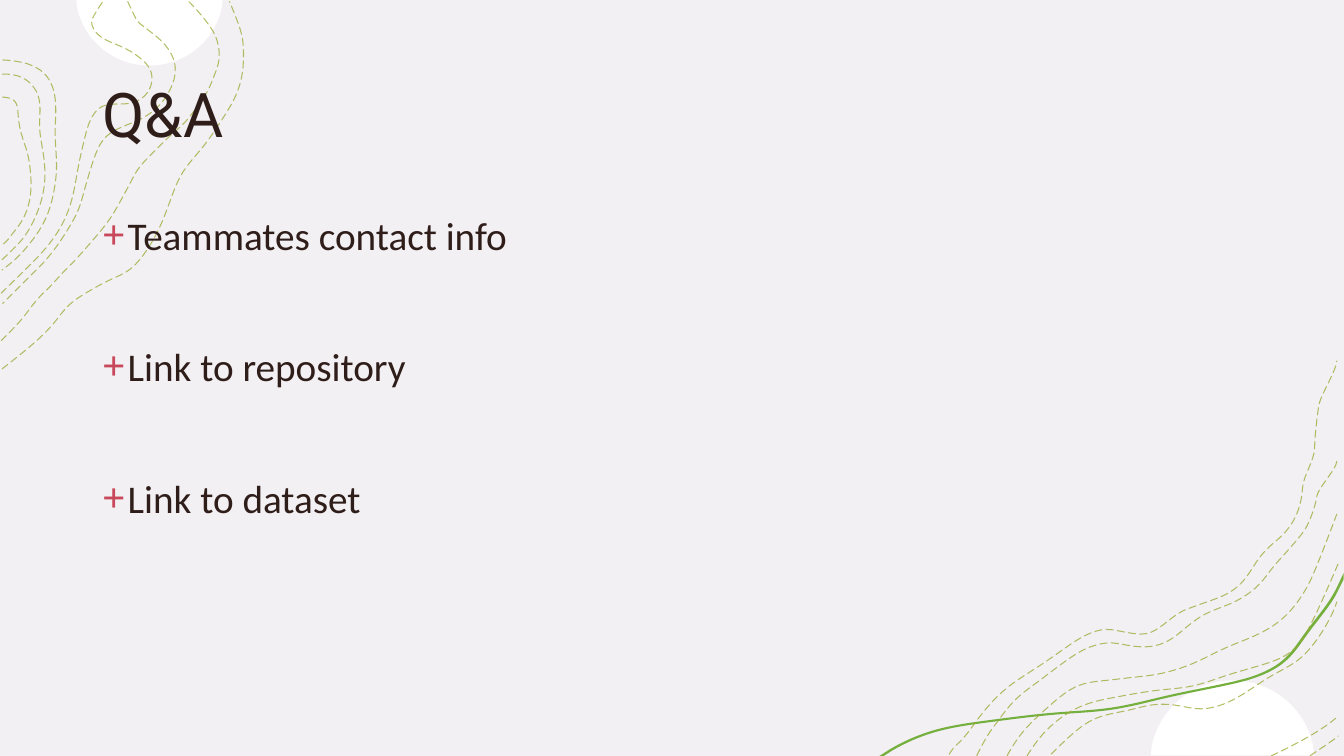
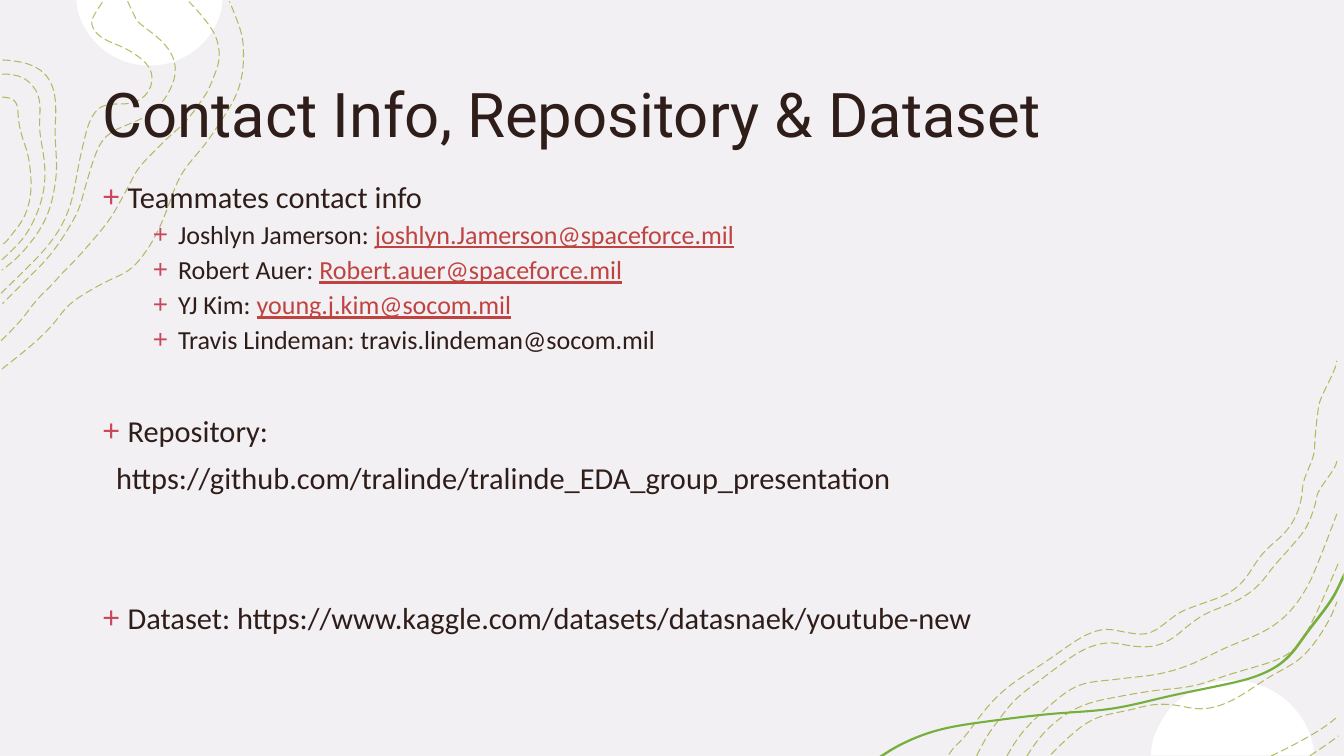
Before and after one commit to tralinde/tralinde_EDA_group_presentation, a slide deck: slide 10 of ppt/Youtube Analytics from 2011 in the U.pptx. Drawn at 1344x756 pixels with LibreOffice and Linux fonts; fonts in the diff are those of the drawing. Boxes give left, top, right and bottom in pixels: in the first picture for what was removed or moved away, otherwise in the second. Text is boxed around its words. In the diff, an @@ line names an element or a change of style, - is before the commit and + after.

```diff
--- a/ppt/Youtube Analytics from 2011 in the U.pptx
+++ b/ppt/Youtube Analytics from 2011 in the U.pptx
@@ title at [102, 81, 1040, 152]: text changed @@
-Q&A
+Contact Info, Repository & Dataset
@@ text "Teammates contact info": place and size @@
-text "Teammates contact info" at [128, 220, 507, 514]
+text "Teammates contact info" at [116, 183, 971, 635]
@@ text at [128, 183, 422, 216]: size 28 to 21.7 pt in "Teammates contact info"; line spacing 1.1 to 0.9 @@
@@ text at [116, 226, 971, 635]: text changed; size 28 to 18.6 pt @@
-+ Link to repository
-+ Link to dataset
+  + Joshlyn Jamerson: joshlyn.Jamerson@spaceforce.mil
+  + Robert Auer: Robert.auer@spaceforce.mil
+  + YJ Kim: young.j.kim@socom.mil
+  + Travis Lindeman: travis.lindeman@socom.mil
++ Repository:
+https://github.com/tralinde/tralinde_EDA_group_presentation
++ Dataset: https://www.kaggle.com/datasets/datasnaek/youtube-new
```
Also in this commit, not shown: 2 other slides changed.
